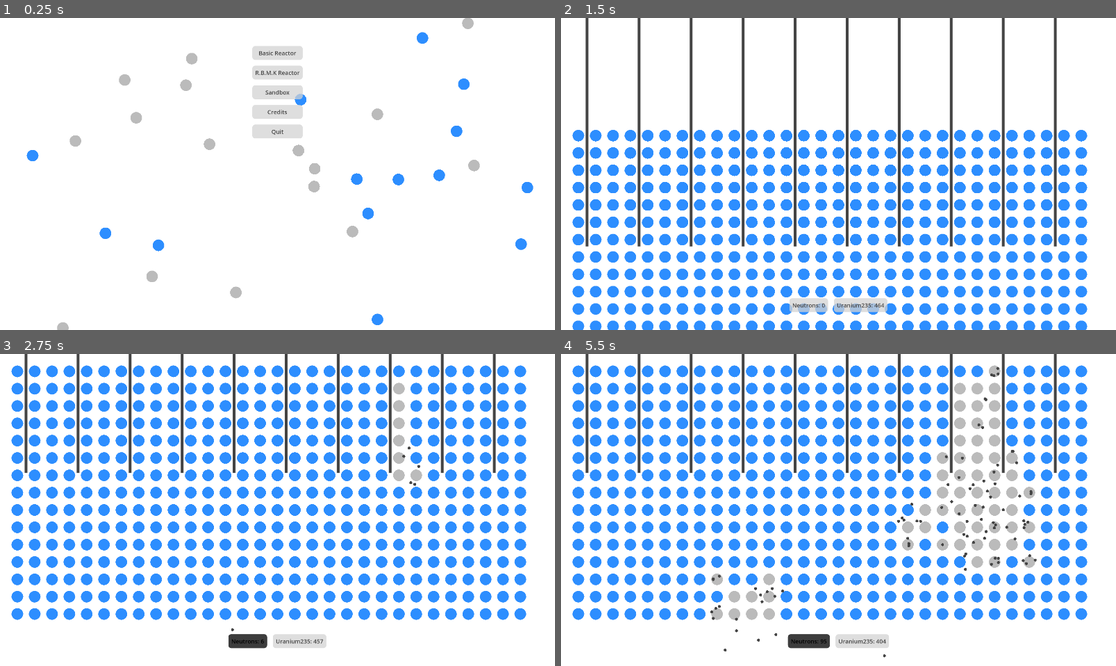
Above: before the commit, frames 1-4 (two rows, left to right).
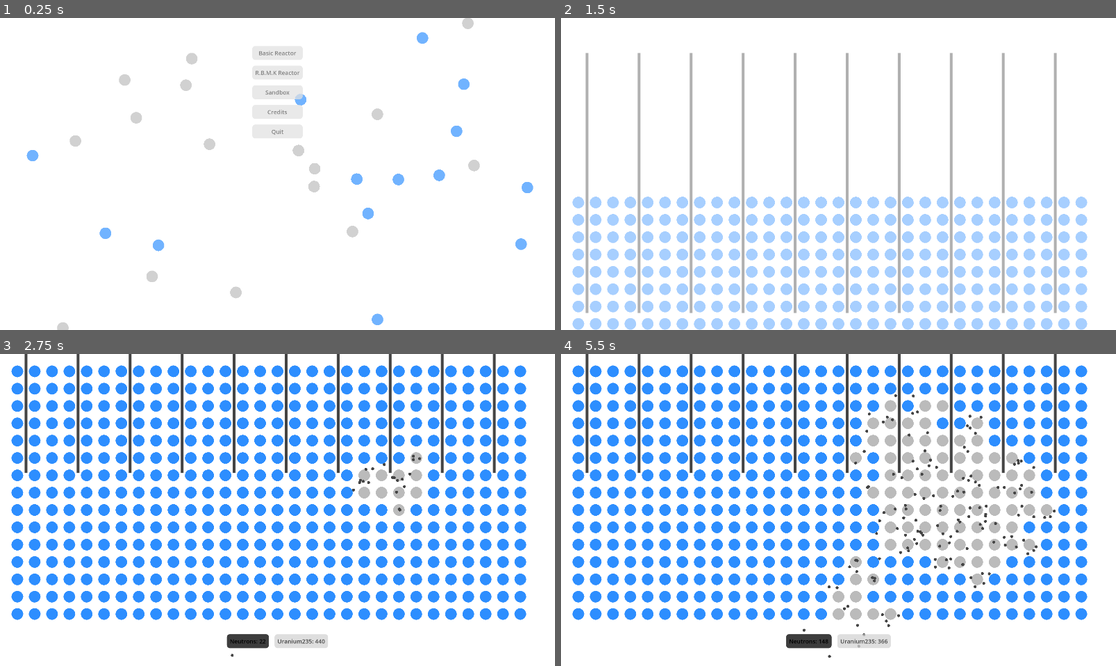
Above: after the commit, the same moments.

Repository: ReneTC/MissionToFission
Game: Godot game, scene res://scenes/menus/main_menu.tscn
Two runs of this game, one before a commit and one after it. Both use one fixed random seed, a clock stepped at 60 frames per second and the inputs below.
Inputs (mouse positions are in pixels of both pictures, inside the frame that each line leads up to):
- Up to frame 1 (0.25 s): no input
- Up to frame 2 (1.5 s): click "Basic Reactor" at 0.5 s; tap Enter at 1.25 s; move the mouse to (960, 158) at 1.27 s; hold Up (ui_up) from 1.28 s (still down); hold E (e) from 1.28 s (still down); click (960, 158) at 1.42 s
- Up to frame 3 (2.75 s): tap Q (q) at 1.55 s; release Up (ui_up) at 2 s; release E (e) at 2 s; click "Neutrons: 10" (after the commit: "Neutrons: 5") at 2 s
- Up to frame 4 (5.5 s): click "Neutrons: 6" (after the commit: "Neutrons: 22") at 2.75 s; click "Neutrons: 24" (after the commit: "Neutrons: 49") at 3.5 s; click "Neutrons: 45" (after the commit: "Neutrons: 63") at 4.25 s; click "Neutrons: 70" (after the commit: "Neutrons: 117") at 5 s

The runs differ from the first frame. In frame 1, 1.0% of the frame differs, in the area x 4-97%, y 4-99%; in frame 2, 32%, in the area x 2-95%, y 0-100%; in frame 3, 1.1%; in frame 4, 5.2%.

Commit message:
added fader

Diff:
--- a/assets/button_sound.tscn
+++ /dev/null
@@ -1,26 +0,0 @@
-[gd_scene load_steps=3 format=3 uid="uid://g4m0fqy5ufdn"]
-
-[ext_resource type="AudioStream" uid="uid://ca7kpvy0xq1q8" path="res://assets/geig.mp3" id="2_a3k48"]
-
-[sub_resource type="GDScript" id="GDScript_32u4s"]
-script/source = "extends Button
-
-
-# Called when the node enters the scene tree for the first time.
-func _ready() -> void:
-	pass # Replace with function body.
-
-
-# Called every frame. 'delta' is the elapsed time since the previous frame.
-func _process(delta: float) -> void:
-	pass
-"
-
-[node name="ButtonSound" type="Button"]
-text = "sound"
-script = SubResource("GDScript_32u4s")
-
-[node name="AudioStreamPlayer" type="AudioStreamPlayer" parent="."]
-stream = ExtResource("2_a3k48")
-
-[connection signal="mouse_entered" from="." to="." method="_on_mouse_entered"]
--- a/assets/control_rod_sound.gd
+++ /dev/null
@@ -1,10 +0,0 @@
-extends Node2D
-
-
-func _process(delta):
-	if Input.is_action_just_pressed("q") or Input.is_action_just_pressed("e"):
-		$looper.play()
-
-	if Input.is_action_just_released("q") or Input.is_action_just_released("e"):
-		$looper.stop()
-		$sound_rod_end.play()
--- a/assets/control_rod_sound.tscn
+++ b/assets/control_rod_sound.tscn
@@ -1,19 +1,8 @@
-[gd_scene load_steps=4 format=3 uid="uid://c3842hkwfpgau"]
+[gd_scene load_steps=2 format=3 uid="uid://cgakf86pda6cu"]
 
-[ext_resource type="Script" path="res://assets/control_rod_sound.gd" id="1_mis6n"]
-[ext_resource type="AudioStream" uid="uid://b3ha0ssq3nvq3" path="res://assets/sounds/loop_tet_h.mp3" id="2_i3i1s"]
-[ext_resource type="AudioStream" uid="uid://ds0uu75svhju7" path="res://assets/sounds/hydralic_stop.mp3" id="3_tq1yg"]
+[sub_resource type="GDScript" id="GDScript_yui54"]
+script/source = "extends Node2D
+"
 
 [node name="SoundTest2" type="Node2D"]
-script = ExtResource("1_mis6n")
-
-[node name="looper" type="AudioStreamPlayer" parent="."]
-stream = ExtResource("2_i3i1s")
-volume_db = -31.886
-bus = &"SFX"
-parameters/looping = true
-
-[node name="sound_rod_end" type="AudioStreamPlayer" parent="."]
-stream = ExtResource("3_tq1yg")
-volume_db = -29.471
-bus = &"SFX"
+script = SubResource("GDScript_yui54")
--- a/assets/globals.gd
+++ b/assets/globals.gd
@@ -4,3 +4,10 @@
 var atoms_collide_slot: int = 2
 var controlRods_collide_slot: int = 3
 var moderator_neutron_slot: int = 4
+
+func reset_game_var() -> void:
+	Atom.enriched_present = 0
+	Atom.unenriched_present = 0
+	Neutron.neutrons_present = 0
+
+	DebugMenu.style = DebugMenu.Style.HIDDEN
--- /dev/null
+++ b/assets/scene_fader.gd
@@ -0,0 +1,21 @@
+extends Node2D
+
+func fade_in():
+	$CanvasLayer/ColorRect.color = Color(1, 1, 1, 0)
+	$CanvasLayer/ColorRect.z_index = 10
+	# tween to opacity 1
+	var tween:Tween = get_tree().create_tween()
+	tween.set_ease(Tween.EaseType.EASE_OUT)
+	tween.set_trans(Tween.TransitionType.TRANS_CUBIC)
+	tween.tween_property($CanvasLayer/ColorRect, "color", Color(1, 1, 1, 1), 0.8)
+
+
+func fade_out():
+	$CanvasLayer/ColorRect.color = Color(1, 1, 1, 1)
+	$CanvasLayer/ColorRect.z_index = 10
+	# tween to opacity 1
+	var tween:Tween = get_tree().create_tween()
+	tween.set_ease(Tween.EaseType.EASE_OUT)
+	tween.set_trans(Tween.TransitionType.TRANS_CUBIC)
+	tween.tween_property($CanvasLayer/ColorRect, "color", Color(1, 1, 1, 0), 0.8)
+	$CanvasLayer/ColorRect.z_index = -1
--- /dev/null
+++ b/assets/scene_fader.tscn
@@ -0,0 +1,18 @@
+[gd_scene load_steps=2 format=3 uid="uid://cbmt0q3frns"]
+
+[ext_resource type="Script" path="res://assets/scene_fader.gd" id="1_qej8o"]
+
+[node name="SceneFader" type="Node2D"]
+script = ExtResource("1_qej8o")
+
+[node name="CanvasLayer" type="CanvasLayer" parent="."]
+
+[node name="ColorRect" type="ColorRect" parent="CanvasLayer"]
+z_index = -1
+anchors_preset = 15
+anchor_right = 1.0
+anchor_bottom = 1.0
+grow_horizontal = 2
+grow_vertical = 2
+mouse_filter = 2
+color = Color(1, 1, 1, 0)
--- a/scenes/fission_objects/controlRod.gd
+++ b/scenes/fission_objects/controlRod.gd
@@ -32,9 +32,17 @@
 	Neutron.neutrons_present -= 1
 
 
+func _process(_delta: float) -> void:
+	if Input.is_action_just_pressed("q") or Input.is_action_just_pressed("e"):
+		$looper.play()
+
+	if Input.is_action_just_released("q") or Input.is_action_just_released("e"):
+		$looper.stop()
+		$sound_rod_end.play()
+
 
 func get_input() -> void:
-	var direction:float = 0
+	var direction:float = 0.
 	if Input.is_action_pressed("q"):
 		direction = speed
 	if Input.is_action_pressed("e"):
--- a/scenes/fission_objects/controlRod.tscn
+++ b/scenes/fission_objects/controlRod.tscn
@@ -1,7 +1,9 @@
-[gd_scene load_steps=4 format=3 uid="uid://cq7kk7ce0ad1t"]
+[gd_scene load_steps=6 format=3 uid="uid://cq7kk7ce0ad1t"]
 
 [ext_resource type="Script" path="res://scenes/fission_objects/controlRod.gd" id="1_to805"]
-[ext_resource type="PackedScene" uid="uid://c3842hkwfpgau" path="res://assets/control_rod_sound.tscn" id="2_sckkt"]
+[ext_resource type="PackedScene" uid="uid://cgakf86pda6cu" path="res://assets/control_rod_sound.tscn" id="2_sckkt"]
+[ext_resource type="AudioStream" uid="uid://b3ha0ssq3nvq3" path="res://assets/sounds/loop_tet_h.mp3" id="3_x2umj"]
+[ext_resource type="AudioStream" uid="uid://ds0uu75svhju7" path="res://assets/sounds/hydralic_stop.mp3" id="4_8wfnx"]
 
 [sub_resource type="RectangleShape2D" id="RectangleShape2D_spc3x"]
 size = Vector2(15.34, 20)
@@ -16,4 +18,15 @@
 
 [node name="control_rod_sound" parent="." instance=ExtResource("2_sckkt")]
 
+[node name="looper" type="AudioStreamPlayer" parent="."]
+stream = ExtResource("3_x2umj")
+volume_db = -31.886
+bus = &"SFX"
+parameters/looping = true
+
+[node name="sound_rod_end" type="AudioStreamPlayer" parent="."]
+stream = ExtResource("4_8wfnx")
+volume_db = -29.471
+bus = &"SFX"
+
 [connection signal="body_entered" from="." to="." method="_on_body_entered"]
--- a/scenes/menus/game_runner.gd
+++ b/scenes/menus/game_runner.gd
@@ -5,6 +5,7 @@
 static var map_to_load: String = "res://scenes/maps/basic_reactor.tscn"
 static var map_loaded:Node = null
 static var neutron_on_click: bool = true
+
 # get fission objects
 var neutron_scene:PackedScene = load("res://scenes/fission_objects/neutron.tscn")
 
@@ -18,6 +19,7 @@
 		get_tree().paused = game_paused
 		emit_signal("toggle_game_paused", game_paused)
 
+
 func _input(event:InputEvent) -> void:
 	# close program on esc button
 	if event.is_action_pressed("ui_cancel"):
@@ -30,15 +32,14 @@
 				new_neutron.initialize(event.position)
 				add_child(new_neutron)
 
+
 # load map on ready
 func _ready() -> void:
-
 	# Load the scene
 	var scene:Resource = load(self.map_to_load)
 
 	# Instantiate the scene
 	map_loaded = scene.instantiate()
-	map_loaded.position[1] = 600
 	# Add the instance to the current scene
 	add_child(map_loaded)
 
@@ -46,8 +47,8 @@
 	var tween:Tween = get_tree().create_tween()
 	tween.set_ease(Tween.EaseType.EASE_OUT)
 	tween.set_trans(Tween.TransitionType.TRANS_CUBIC)
-	tween.tween_property(map_loaded, "position:y", 0, 0.8)
-
+	tween.tween_property($Camera2D, "offset:y", 0, 0.8)
+	$SceneFader.fade_out()
 
 # Called every frame. 'delta' is the elapsed time since the previous frame.
 func _process(_delta: float) -> void:
--- a/scenes/menus/game_runner.tscn
+++ b/scenes/menus/game_runner.tscn
@@ -1,8 +1,9 @@
-[gd_scene load_steps=4 format=3 uid="uid://bu7kdn5dr5aor"]
+[gd_scene load_steps=5 format=3 uid="uid://bu7kdn5dr5aor"]
 
 [ext_resource type="Script" path="res://scenes/menus/game_runner.gd" id="1_3sh3x"]
 [ext_resource type="Theme" uid="uid://cn5xuu2uvf5w3" path="res://assets/themes/theme.tres" id="3_4kpoj"]
 [ext_resource type="PackedScene" uid="uid://btg6pnsjf142h" path="res://scenes/menus/pause_menu.tscn" id="3_vb0gl"]
+[ext_resource type="PackedScene" uid="uid://cbmt0q3frns" path="res://assets/scene_fader.tscn" id="4_oxp31"]
 
 [node name="GameRunner" type="Node"]
 process_mode = 3
@@ -52,3 +53,9 @@
 [node name="Button2" type="Button" parent="MarginContainer/VBoxContainer/MarginContainer/ButtonsVBox"]
 layout_mode = 2
 text = "Enriched Uranium:"
+
+[node name="Camera2D" type="Camera2D" parent="."]
+offset = Vector2(0, -1000)
+anchor_mode = 0
+
+[node name="SceneFader" parent="." instance=ExtResource("4_oxp31")]
--- a/scenes/menus/main_menu.gd
+++ b/scenes/menus/main_menu.gd
@@ -5,7 +5,7 @@
 var neutron_scene:PackedScene = load("res://scenes/fission_objects/neutron.tscn")
 
 func _ready() -> void:
-
+	globals.reset_game_var()
 	animate_in()
 
 	$UiButtonSound.connect_button_ui()
@@ -15,13 +15,11 @@
 		new_atom.initialize(Vector2(DisplayServer.screen_get_size()[0] * randf(), DisplayServer.screen_get_size()[1] * randf()), randi_range(0, 1),)
 		add_child(new_atom)
 
-	# add sounds to button
 
 
-
-	# animate in
 func animate_in() -> void:
 	$fly_in_sound.play()
+	$SceneFader.fade_out()
 	var tween:Tween = get_tree().create_tween()
 	tween.set_ease(Tween.EaseType.EASE_OUT)
 	tween.set_trans(Tween.TransitionType.TRANS_CUBIC)
@@ -31,14 +29,16 @@
 
 func animate_out(map_load:String, scene_file:String) -> void:
 	$fly_in_sound.play()
+	$SceneFader.fade_in()
 	var tween:Tween = get_tree().create_tween()
 	tween.set_ease(Tween.EaseType.EASE_OUT)
 	tween.set_trans(Tween.TransitionType.TRANS_CUBIC)
-	tween.tween_property($".", "position:y", -1200, 0.8)
+	tween.tween_property($Camera2D, "position:y", -1200, 0.8)
 	tween.connect("finished", on_tween_finished.bind(map_load, scene_file))
 
 func on_tween_finished(map_load:String, scene_file:String) -> void:
 	GameRunner.map_to_load = map_load
+	globals.reset_game_var()
 	get_tree().change_scene_to_file(scene_file)
 
 func _on_button_quit_pressed() -> void:
--- a/scenes/menus/main_menu.tscn
+++ b/scenes/menus/main_menu.tscn
@@ -1,7 +1,8 @@
-[gd_scene load_steps=6 format=3 uid="uid://olef6xbr1hf4"]
+[gd_scene load_steps=7 format=3 uid="uid://olef6xbr1hf4"]
 
 [ext_resource type="Script" path="res://scenes/menus/main_menu.gd" id="1_oa2uj"]
 [ext_resource type="Theme" uid="uid://cn5xuu2uvf5w3" path="res://assets/themes/theme.tres" id="1_uci5c"]
+[ext_resource type="PackedScene" uid="uid://cbmt0q3frns" path="res://assets/scene_fader.tscn" id="3_1ty2p"]
 [ext_resource type="AudioStream" uid="uid://dn3b3m42gcfak" path="res://assets/sounds/start_music.mp3" id="3_bmfp5"]
 [ext_resource type="PackedScene" uid="uid://cjqvkbkt7yhvl" path="res://assets/ui_button_sound.tscn" id="4_t1nab"]
 [ext_resource type="AudioStream" uid="uid://bhwate8k0p16q" path="res://assets/sounds/LittleSwoosh2a.wav" id="5_8ibjq"]
@@ -15,6 +16,8 @@
 grow_vertical = 2
 theme = ExtResource("1_uci5c")
 script = ExtResource("1_oa2uj")
+
+[node name="SceneFader" parent="." instance=ExtResource("3_1ty2p")]
 
 [node name="ColorRect" type="ColorRect" parent="."]
 layout_mode = 1
@@ -103,6 +106,9 @@
 [node name="pop_in_soud" type="AudioStreamPlayer" parent="."]
 bus = &"SFX"
 
+[node name="Camera2D" type="Camera2D" parent="."]
+anchor_mode = 0
+
 [connection signal="child_entered_tree" from="MarginContainer/VBoxContainer/MarginContainer/ButtonsVBox" to="." method="_on_buttons_v_box_child_entered_tree"]
 [connection signal="pressed" from="MarginContainer/VBoxContainer/MarginContainer/ButtonsVBox/Button_basicReactor" to="." method="_on_button_basic_reactor_pressed"]
 [connection signal="pressed" from="MarginContainer/VBoxContainer/MarginContainer/ButtonsVBox/Button_rbmkReactor" to="." method="_on_button_rbmk_reactor_pressed"]
--- a/scenes/menus/pause_menu.gd
+++ b/scenes/menus/pause_menu.gd
@@ -4,7 +4,6 @@
 
 # Called when the node enters the scene tree for the first time.
 func _ready() -> void:
-
 	game_runner.connect("toggle_game_paused", _on_game_runner_toggle_game_paused)
 	hide()
 	# add sounds to button
@@ -21,16 +20,16 @@
 
 func animate_in() -> void:
 	$fly_in_sound.play()
-	$".".position[1] = 450
+	# $".".position[1] = 450
 	# why the f does this not work
 	#var tween = get_tree().create_tween()
 	#tween.set_ease(Tween.EaseType.EASE_OUT)
 	#tween.set_trans(Tween.TransitionType.TRANS_CUBIC)
-	# tween.tween_property($".", "position:y", 200, 0.8)
+	#tween.tween_property($".", "position:y", 450, 0.8)
 
 func animate_out() -> void:
 	$fly_in_sound.play()
-	$".".position[1] = 450
+	#$".".position[1] = 450
 	# var tween1 = get_tree().create_tween()
 	# tween1.set_ease(Tween.EaseType.EASE_OUT)
 	#tween1.set_trans(Tween.TransitionType.TRANS_CUBIC)
@@ -45,8 +44,9 @@
 	var tween2:Tween = get_tree().create_tween()
 	tween2.set_ease(Tween.EaseType.EASE_OUT)
 	tween2.set_trans(Tween.TransitionType.TRANS_CUBIC)
-	tween2.tween_property(game_runner.map_loaded, "position:y", 1000, 0.8)
+	tween2.tween_property(game_runner.map_loaded.get_node("../Camera2D"), "offset:y", -1000, 0.8)
 	tween2.connect("finished", new_map)
+	$SceneFader.fade_in()
 
 func new_map() -> void:
 	get_tree().change_scene_to_file("res://scenes/menus/main_menu.tscn")
--- a/scenes/menus/pause_menu.tscn
+++ b/scenes/menus/pause_menu.tscn
@@ -1,22 +1,21 @@
-[gd_scene load_steps=5 format=3 uid="uid://btg6pnsjf142h"]
+[gd_scene load_steps=6 format=3 uid="uid://btg6pnsjf142h"]
 
 [ext_resource type="Script" path="res://scenes/menus/pause_menu.gd" id="1_1qkhw"]
 [ext_resource type="Theme" uid="uid://cn5xuu2uvf5w3" path="res://assets/themes/theme.tres" id="1_upnrw"]
 [ext_resource type="PackedScene" uid="uid://cjqvkbkt7yhvl" path="res://assets/ui_button_sound.tscn" id="3_ui6hq"]
 [ext_resource type="AudioStream" uid="uid://ctnc2iu4a0atj" path="res://assets/sounds/LittleSwoosh5.wav" id="4_ptn75"]
+[ext_resource type="PackedScene" uid="uid://cbmt0q3frns" path="res://assets/scene_fader.tscn" id="5_03aqk"]
 
 [node name="pauseMenu" type="Control"]
 process_mode = 2
 layout_mode = 3
-anchors_preset = 8
-anchor_left = 0.5
-anchor_top = 0.5
-anchor_right = 0.5
-anchor_bottom = 0.5
-offset_top = -90.0
-offset_bottom = -90.0
+anchors_preset = 15
+anchor_right = 1.0
+anchor_bottom = 1.0
 grow_horizontal = 2
 grow_vertical = 2
+size_flags_horizontal = 4
+size_flags_vertical = 4
 theme = ExtResource("1_upnrw")
 script = ExtResource("1_1qkhw")
 
@@ -27,10 +26,10 @@
 anchor_top = 0.5
 anchor_right = 0.5
 anchor_bottom = 0.5
-offset_left = -137.0
-offset_top = -147.805
-offset_right = 135.0
-offset_bottom = 182.14
+offset_left = -150.0
+offset_top = -150.0
+offset_right = 150.0
+offset_bottom = 150.0
 grow_horizontal = 2
 grow_vertical = 2
 
@@ -39,8 +38,6 @@
 anchors_preset = 15
 anchor_right = 1.0
 anchor_bottom = 1.0
-offset_left = 20.0
-offset_right = -20.0
 grow_horizontal = 2
 grow_vertical = 2
 
@@ -70,6 +67,8 @@
 stream = ExtResource("4_ptn75")
 bus = &"SFX"
 
+[node name="SceneFader" parent="." instance=ExtResource("5_03aqk")]
+
 [connection signal="pressed" from="Panel/VBoxContainer/continue" to="." method="_on_continue_pressed"]
 [connection signal="pressed" from="Panel/VBoxContainer/main" to="." method="_on_main_pressed"]
 [connection signal="pressed" from="Panel/VBoxContainer/exit" to="." method="_on_exit_pressed"]
Not shown, added: story_tutorial.md
